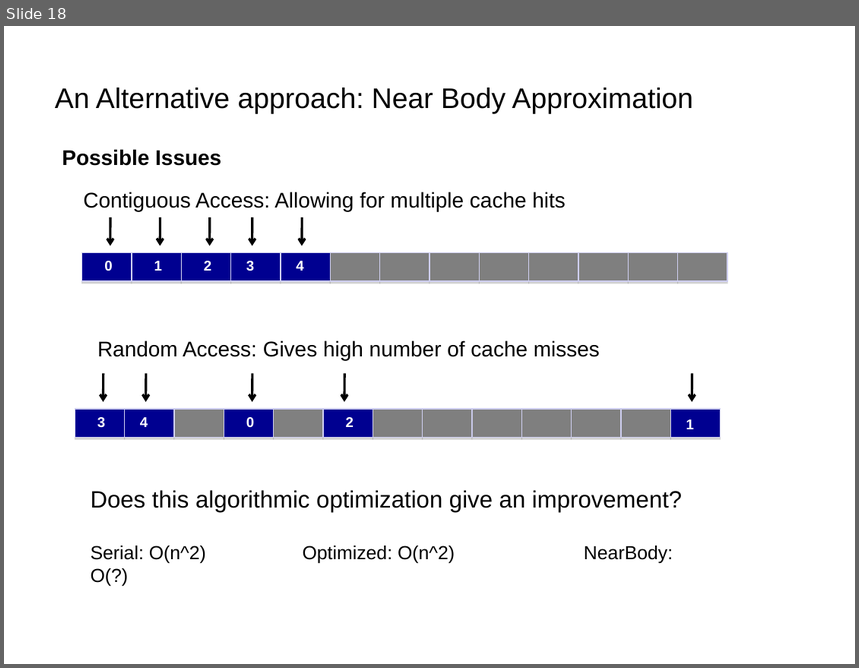
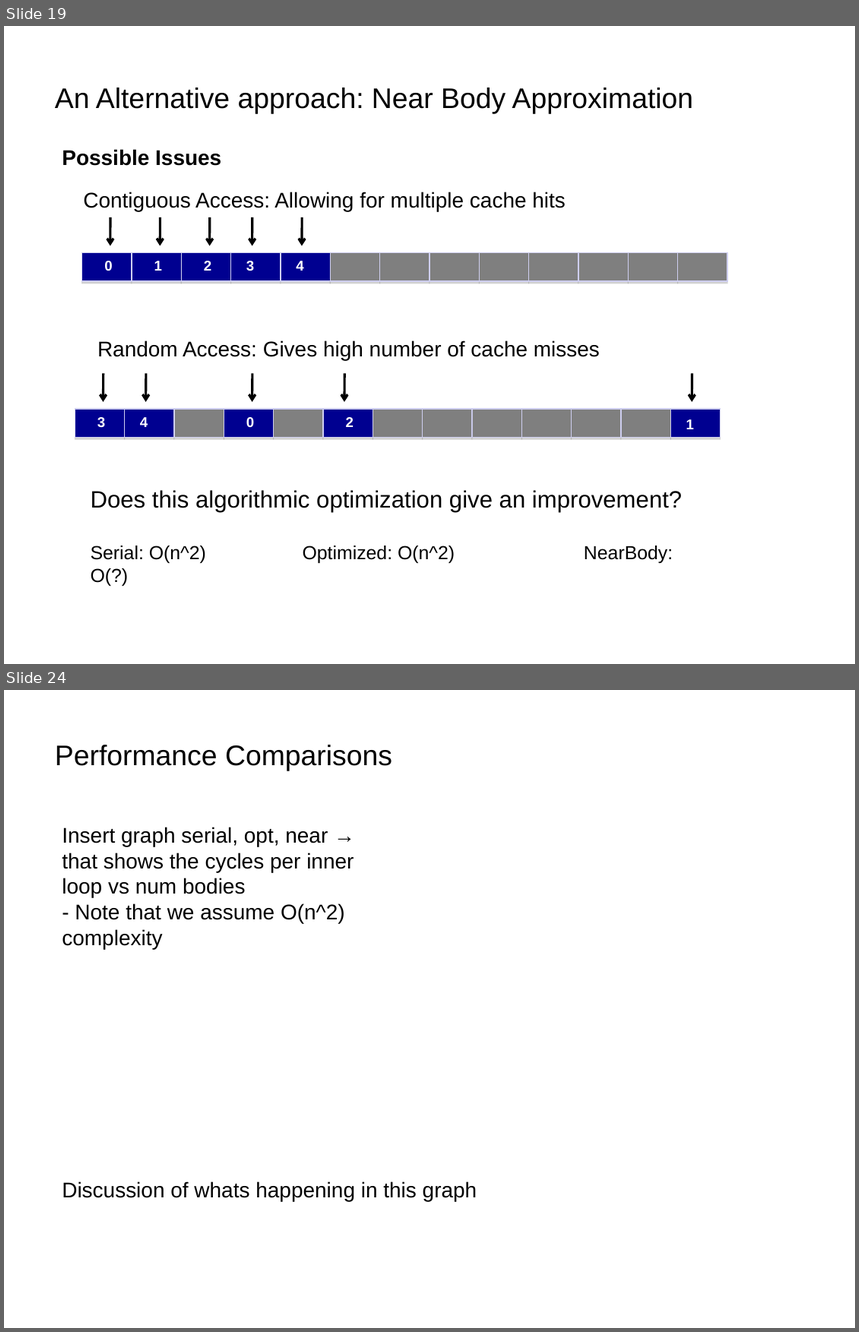
Before and after one commit to ibablewski/project, a slide deck: powerpoint/527Project.ppt. Shown one above the other, each under a label of ours: slide 18 before the commit, slides 19 and 24 after it; the slides between them are not shown. The pictures are 859x668 and 859x1332 pixels, drawn with LibreOffice and Linux fonts; fonts in the diff are those of the drawing. Boxes give left, top, right and bottom in pixels: in the first picture for what was removed or moved away, otherwise in the second. Text is boxed around its words. In the diff, an @@ line names an element or a change of style, - is before the commit and + after.

```diff
--- a/powerpoint/527Project.ppt
+++ b/powerpoint/527Project.ppt
@@ slide 24 added at (4,690,855,1328), background #FFFFFF @@
@@ text added at (55,745,392,771), 24 pt, text #000000 @@
+Performance Comparisons
@@ text added at (62,827,354,949), 18 pt, text #000000 @@
+Insert graph serial, opt, near → that shows the cycles per inner loop vs num bodies
+- Note that we assume O(n^2) complexity
@@ text added at (62,1182,477,1201), 18 pt, text #000000 @@
+Discussion of whats happening in this graph
@@ what was slide 18 is now slide 19 @@
```
Also in this commit, not shown: 3 slides changed, 8 other slides added, 18 other files.
